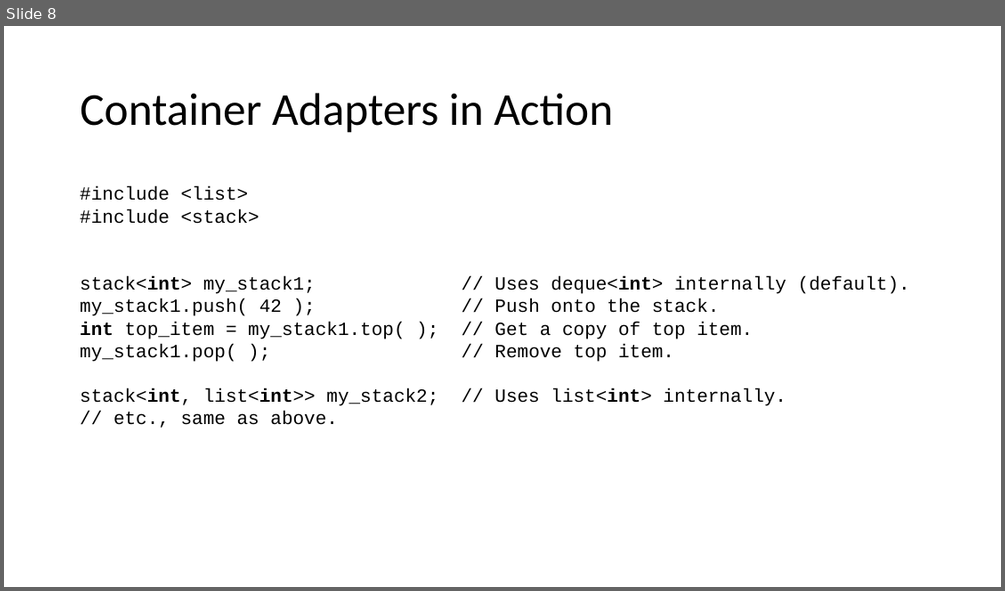
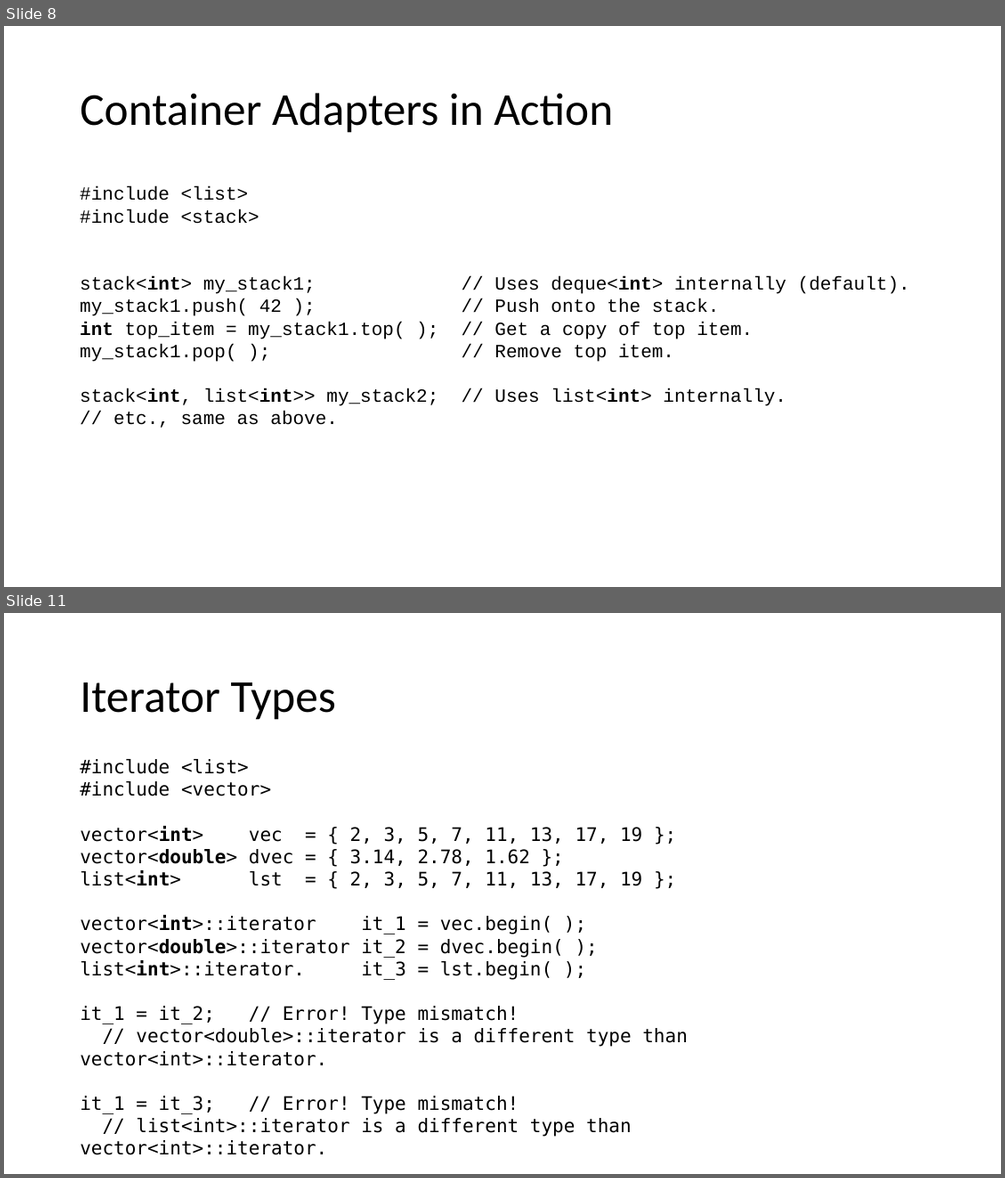
Before and after one commit to pchapin/cpp, a slide deck: Presentations/STL.pptx. Shown one above the other, each under a label of ours: slide 8 before the commit, slides 8 and 11 after it; the slides between them are not shown. The pictures are 1005x591 and 1005x1178 pixels, drawn with LibreOffice and Linux fonts; fonts in the diff are those of the drawing. Boxes give left, top, right and bottom in pixels: in the first picture for what was removed or moved away, otherwise in the second. Text is boxed around its words. In the diff, an @@ line names an element or a change of style, - is before the commit and + after.

```diff
--- a/Presentations/STL.pptx
+++ b/Presentations/STL.pptx
@@ slide 11 added at <box>4,613,1001,1174</box>, background #FFFFFF @@
@@ title added at <box>80,682,336,720</box>, 44 pt, text #000000 @@
+Iterator Types
@@ text added at <box>80,759,688,1133</box>, 18 pt, text #000000 @@
+#include <list>
+#include <vector>
+vector<int> vec = { 2, 3, 5, 7, 11, 13, 17, 19 };
+vector<double> dvec = { 3.14, 2.78, 1.62 };
+list<int> lst = { 2, 3, 5, 7, 11, 13, 17, 19 };
+vector<int>::iterator it_1 = vec.begin( );
+vector<double>::iterator it_2 = dvec.begin( );
+list<int>::iterator. it_3 = lst.begin( );
+it_1 = it_2; // Error! Type mismatch!
+// vector<double>::iterator is a different type than vector<int>::iterator.
+it_1 = it_3; // Error! Type mismatch!
+// list<int>::iterator is a different type than vector<int>::iterator.
```
Also in this commit, not shown: 4 slides changed, 10 other slides added.
